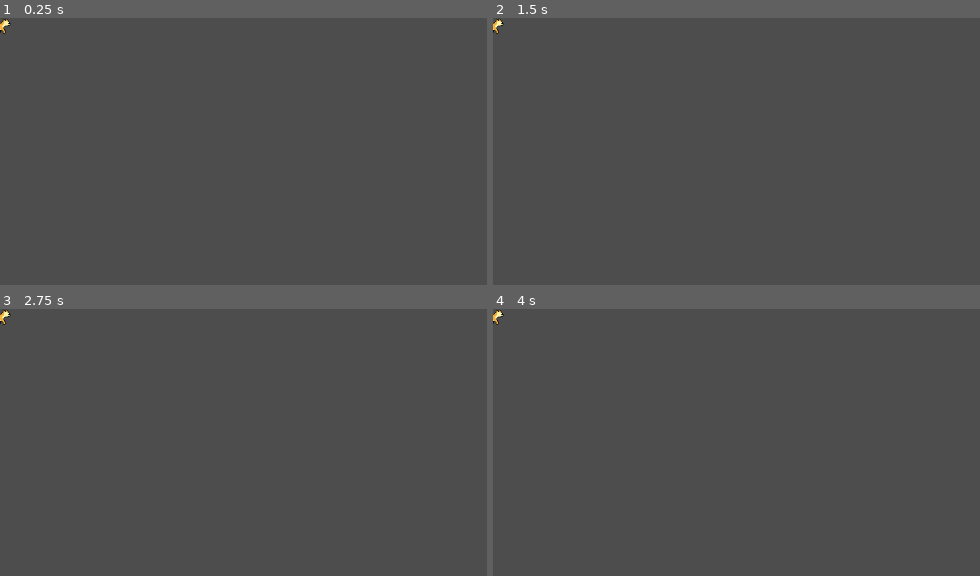
Above: before the commit, frames 1-4 (two rows, left to right).
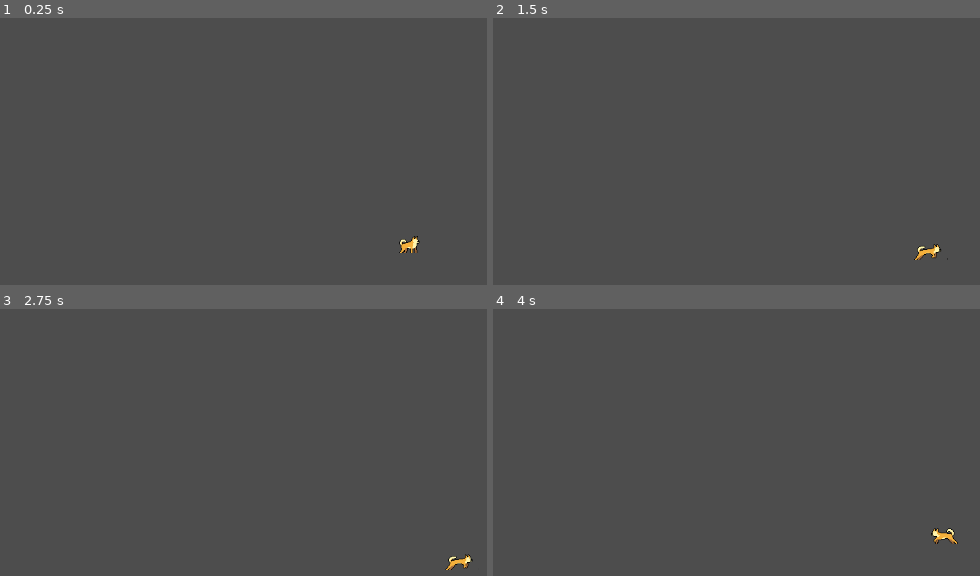
Above: after the commit, the same moments.

Repository: Anisha-Me/HowdyHack-2024
Game: Godot game, scene res://character_body_2d.tscn
Same seed, same stepped clock (60 frames per second), same inputs: the game is played once before the commit and once after it. The project has no main scene, so this scene is started directly.
Inputs:
- Up to frame 1 (0.25 s): no input
- Up to frame 2 (1.5 s): tap Enter at 0.5 s; hold Right (Right) 0.53-1.28 s; hold Down (Down) from 1.28 s (still down)
- Up to frame 3 (2.75 s): release Down (Down) at 2.03 s; hold Right (Right) from 2.03 s (still down)
- Up to frame 4 (4 s): tap Space at 2.75 s; release Right (Right) at 2.78 s; hold Up (Up) 2.78-3.53 s; hold Left (Left) from 3.53 s (still down)

The runs differ from the first frame. In frame 1, 0.2% of the frame differs, in the area x 0-87%, y 0-89%; in frame 2, 0.2%; in frame 3, 0.2%; in frame 4, 0.3%, in the area x 0-96%, y 0-89%.

Commit message:
Dog walk

Diff:
--- a/character_body_2d.tscn
+++ b/character_body_2d.tscn
@@ -88,11 +88,13 @@
 }]
 
 [node name="Player" type="CharacterBody2D"]
+position = Vector2(593, 315)
 script = ExtResource("1_2r6sl")
+metadata/_edit_group_ = true
 
 [node name="AnimatedSprite2D" type="AnimatedSprite2D" parent="."]
 sprite_frames = SubResource("SpriteFrames_tj38y")
-animation = &"Walk"
-frame_progress = 0.629561
+animation = &"Idle"
+frame_progress = 0.0752268
 
 [node name="CollisionShape2D" type="CollisionShape2D" parent="."]
--- a/player.gd
+++ b/player.gd
@@ -1,14 +1,42 @@
 extends CharacterBody2D
 
+var screen_size
 var speed = 50
 var motion = Vector2.ZERO
 
-func _physics_process(delta: float):
+func _ready():
+	screen_size = get_viewport_rect().size
+
+
+func _process(delta):
+	var velocity = Vector2.ZERO # The player's movement vector.
+	if Input.is_action_pressed("Right"):
+		velocity.x += 1
+	if Input.is_action_pressed("Left"):
+		velocity.x -= 1
 	if Input.is_action_pressed("Down"):
-		motion.y = -speed
-	elif Input.is_action_pressed("Up"):
-		motion.y = speed
-	elif Input.is_action_pressed("Right"):
-		motion.x = speed
-	elif Input.is_action_pressed("Left"):
-		motion.x = -speed
+		velocity.y += 1
+	if Input.is_action_pressed("Up"):
+		velocity.y -= 1
+
+	if velocity.length() > 0:
+		velocity = velocity.normalized() * speed
+		$AnimatedSprite2D.play()
+	else:
+		$AnimatedSprite2D.stop()
+
+	if velocity.length() > 0:
+		motion = motion.normalized() * speed
+		$AnimatedSprite2D.play()
+	else:
+		$AnimatedSprite2D.animation = "Idle"
+
+
+	position += velocity * delta
+	position = position.clamp(Vector2.ZERO, screen_size)
+
+	if velocity.x != 0 or velocity.y != 0:
+		$AnimatedSprite2D.animation = "Walk"
+		$AnimatedSprite2D.flip_v = false
+		# See the note below about the following boolean assignment.
+		$AnimatedSprite2D.flip_h = velocity.x < 0
Binary file added: OptimizedBuildings/Big_Appartmen_Final.png
Not shown, added: OptimizedBuildings/Big_Appartmen_Final.png.import
Binary file added: OptimizedBuildings/Big_Appartmen_Final1.png
Not shown, added: OptimizedBuildings/Big_Appartmen_Final1.png.import
Binary file added: OptimizedBuildings/ChurchFinal1.0.png
Not shown, added: OptimizedBuildings/ChurchFinal1.0.png.import
Binary file added: OptimizedBuildings/ChurchFinal1.png
Not shown, added: OptimizedBuildings/ChurchFinal1.png.import
Binary file added: OptimizedBuildings/Dbl_StoryFinal.png
Not shown, added: OptimizedBuildings/Dbl_StoryFinal.png.import
Binary file added: OptimizedBuildings/Dbl_StoryFinal1.png
Not shown, added: OptimizedBuildings/Dbl_StoryFinal1.png.import
(and 40 more such lines)
